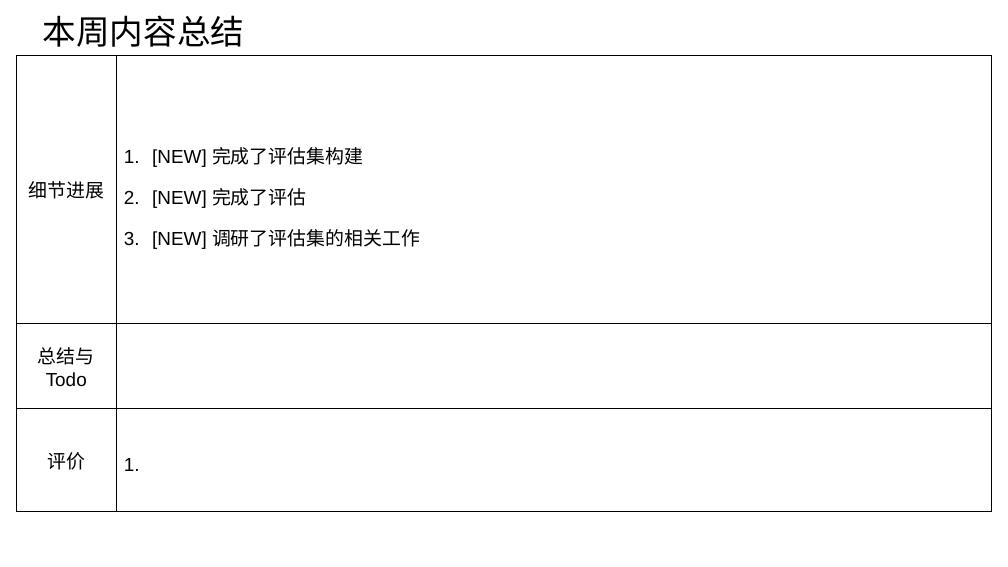
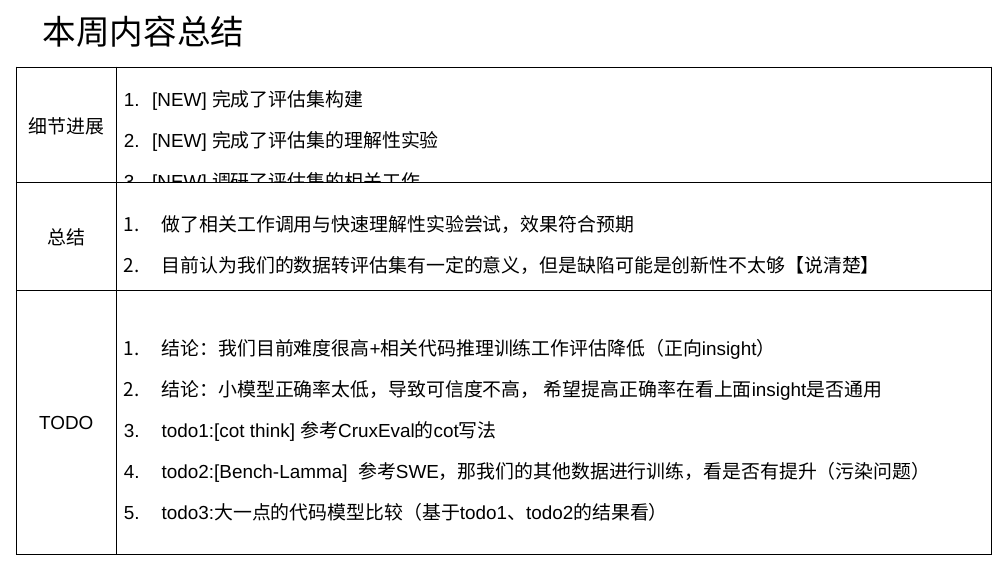
Before and after one commit to caoye04/TreecEva, a slide deck: slide 2 of 组会记录/组会0122.pptx. Drawn at 1008x567 pixels with LibreOffice and Linux fonts; fonts in the diff are those of the drawing. Boxes give left, top, right and bottom in pixels: in the first picture for what was removed or moved away, otherwise in the second. Text is boxed around its words. In the diff, an @@ line names an element or a change of style, - is before the commit and + after.

```diff
--- a/组会记录/组会0122.pptx
+++ b/组会记录/组会0122.pptx
@@ table at bbox=[17, 67, 992, 555] @@
-row 1, column 2: [NEW] 完成了评估集构建 / [NEW] 完成了评估 / [NEW] 调研了评估集的相关工作
+row 1, column 2: [NEW] 完成了评估集构建 / [NEW] 完成了评估集的理解性实验 / [NEW] 调研了评估集的相关工作
-row 2, column 1: 总结与Todo
+row 2, column 1: 总结
-row 2, column 2: 
+row 2, column 2: 做了相关工作调用与快速理解性实验尝试，效果符合预期 / 目前认为我们的数据转评估集有一定的意义，但是缺陷可能是创新性不太够【说清楚】
-row 3, column 1: 评价
+row 3, column 1: TODO
-row 3, column 2: 
+row 3, column 2: 结论：我们目前难度很高+相关代码推理训练工作评估降低（正向insight） / 结论：小模型正确率太低，导致可信度不高， 希望提高正确率在看上面insight是否通用 / todo1:[cot think] 参考CruxEval的cot写法 / todo2:[Bench-Lamma] 参考SWE，那我们的其他数据进行训练，看是否有提升（污染问题） / todo3:大一点的代码模型比较（基于todo1、todo2的结果看）
@@ table: place and size @@
-table at bbox=[17, 55, 992, 511]
+table at bbox=[17, 67, 992, 555]
```
Also in this commit, not shown: 22 other slides changed, 3 slides added, 6 other files.
